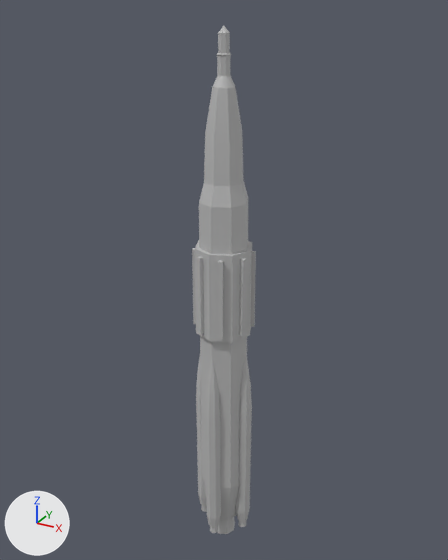
Renders of the FBX model Assets/Nuclear/NuclearBomb.fbx from each side of a commit.
Both versions are drawn from a 50 mm camera at (12.6, -22.9, 28.8) aimed at (-0.4, 0.7, 17.0). Lighting does not change. The marker at lower left points along +X, +Y and +Z. Where no turn or scale is listed for an object, it has been applied to the vertices.

In view in the first picture: 'nuclear_bomb_combined'.
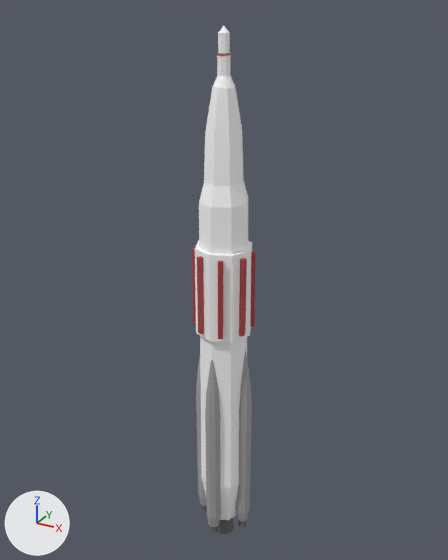
Where the change shows, as pixel boxes [x1, y1, x2, y2] in the pictures (448 x 560 px):
part 1 of me_mesh, recoloured: [198, 495, 249, 527] in both
part 2 of me_mesh, recoloured: [196, 350, 252, 418] in both
part 3 of me_mesh, recoloured: [196, 397, 252, 519] in both
part 4 of me_mesh, recoloured: [201, 506, 246, 534] in both
part 5 of me_mesh, recoloured: [195, 26, 252, 343] in both
part 6 of me_mesh, recoloured: [202, 478, 239, 520] in both
part 7 of me_mesh, recoloured: [200, 336, 247, 488] in both
part 8 of me_mesh, recoloured (grey to red): [192, 248, 256, 339] in both

The change, as a diff of the scene's bpy script:
```diff
--- a/Assets/Nuclear/NuclearBomb.fbx.py
+++ b/Assets/Nuclear/NuclearBomb.fbx.py
@@ mat_lambert14 @@
+mat_lambert14 = principled_material('lambert14')
+mat_lambert14.base_color = (0.414, 0.0489, 0.0489)  # red #ac3e3e
@@ mat_blinn4 @@
+mat_blinn4 = principled_material('blinn4')
+mat_blinn4.base_color = (0.136, 0.136, 0.136)  # dark grey #676767
+mat_blinn4.roughness = 0.173
@@ mat_lambert3 @@
+mat_lambert3 = principled_material('lambert3')
+mat_lambert3.base_color = (1.0, 1.0, 1.0)  # white #ffffff
@@ mat_metalwheel @@
+mat_metalwheel = principled_material('metalwheel')
+mat_metalwheel.base_color = (0.364, 0.364, 0.364)  # grey #a3a3a3
+mat_metalwheel.roughness = 0.853
@@ me_mesh @@
 me_mesh.from_pydata(...)  # 570 vertices, 600 faces; spans x -1.6..1.6, y -1.5..1.5, z 0.0..25.6
 # used by ob_nuclear_bomb_combined; location = (-0.02, 0.03, 2.47)
+# me_mesh part 1: 166 of the faces centred in x -1.5..1.5, y -1.4..1.4, z 1.0..1.5 switch from mat_lambert1 (grey #bcbcbc) to mat_metalwheel (grey #a2a2a2)
+# me_mesh part 2: 64 of the faces centred in x -1.5..1.5, y -1.4..1.4, z 8.9..10.3 switch from mat_lambert1 (grey #bcbcbc) to mat_metalwheel (grey #a2a2a2)
+# me_mesh part 3: 32 of the faces centred in x -1.5..1.5, y -1.5..1.5, z 5.0 switch from mat_lambert1 (grey #bcbcbc) to mat_metalwheel (grey #a2a2a2)
+# me_mesh part 4: 122 of the faces centred in x -1.3..1.3, y -1.3..1.3, z 0.0..1.1 switch from mat_lambert1 (grey #bcbcbc) to mat_blinn4 (dark grey #676767)
+# me_mesh part 5: 120 of the faces centred in x -1.3..1.3, y -1.3..1.2, z 12.3..25.5 switch from mat_lambert1 (grey #bcbcbc) to mat_lambert3 (white #ffffff)
+# me_mesh part 6: 32 of the faces centred in x -0.8..0.9, y -0.9..0.8, z 1.1..2.4 switch from mat_lambert1 (grey #bcbcbc) to mat_lambert3 (white #ffffff)
+# me_mesh part 7: 8 of the faces centred in x -1.0..1.0, y -1.1..1.0, z 8.0 switch from mat_lambert1 (grey #bcbcbc) to mat_lambert3 (white #ffffff)
+# me_mesh part 8: 40 of the faces centred in x -1.3..1.3, y -1.4..1.3, z 12.6..16.3 switch from mat_lambert1 (grey #bcbcbc) to mat_lambert14 (red #ac3e3e)
```
